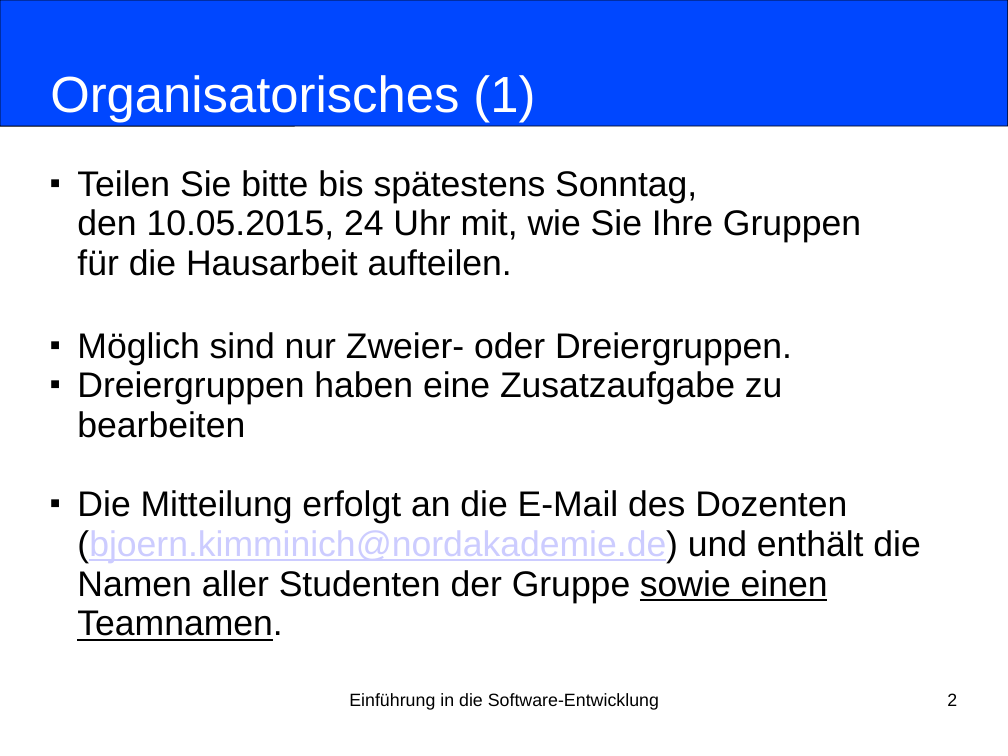
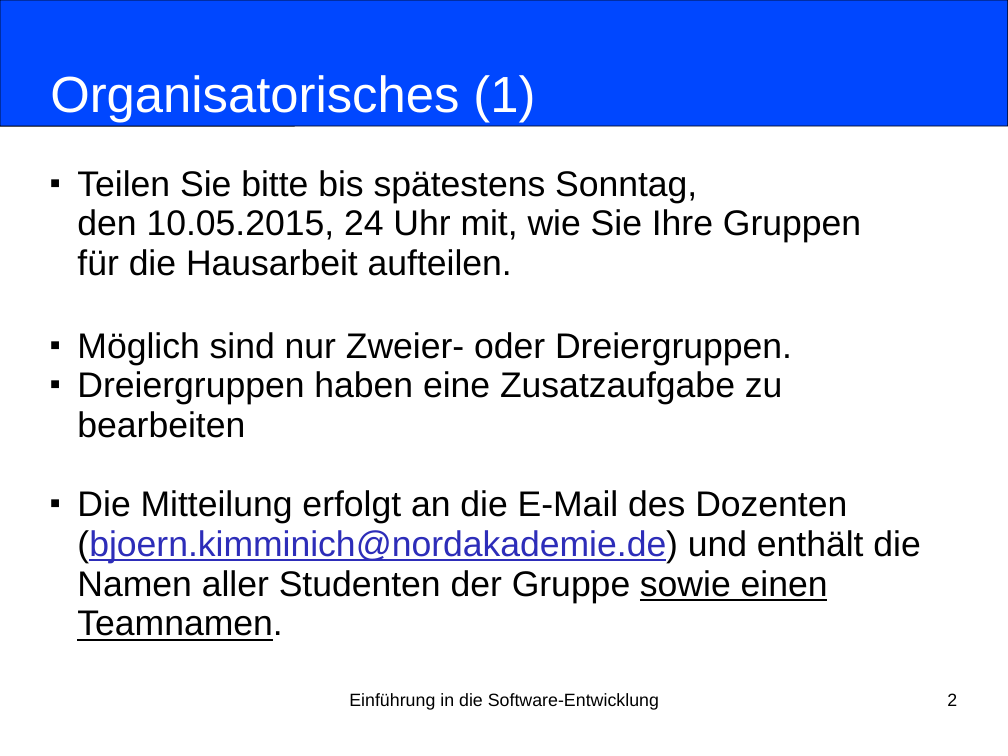
Before and after one commit to nordakademie-einfuehrung-java/vorlesungsskript, a slide deck: slide 2 of folien/Semester_04_Termin_04_Kapitel12.pptx. Drawn at 1008x756 pixels with LibreOffice and Linux fonts; fonts in the diff are those of the drawing. Boxes give left, top, right and bottom in pixels: in the first picture for what was removed or moved away, otherwise in the second. Text is boxed around its words. In the diff, an @@ line names an element or a change of style, - is before the commit and + after.

```diff
--- a/folien/Semester_04_Termin_04_Kapitel12.pptx
+++ b/folien/Semester_04_Termin_04_Kapitel12.pptx
@@ subtitle at (77,490,920,641): text colour #CCCCFF to #2D2DB9 in "(bjoern.kimminich@nordakademie.de)" @@
```
Also in this commit, not shown: 9 other files.
